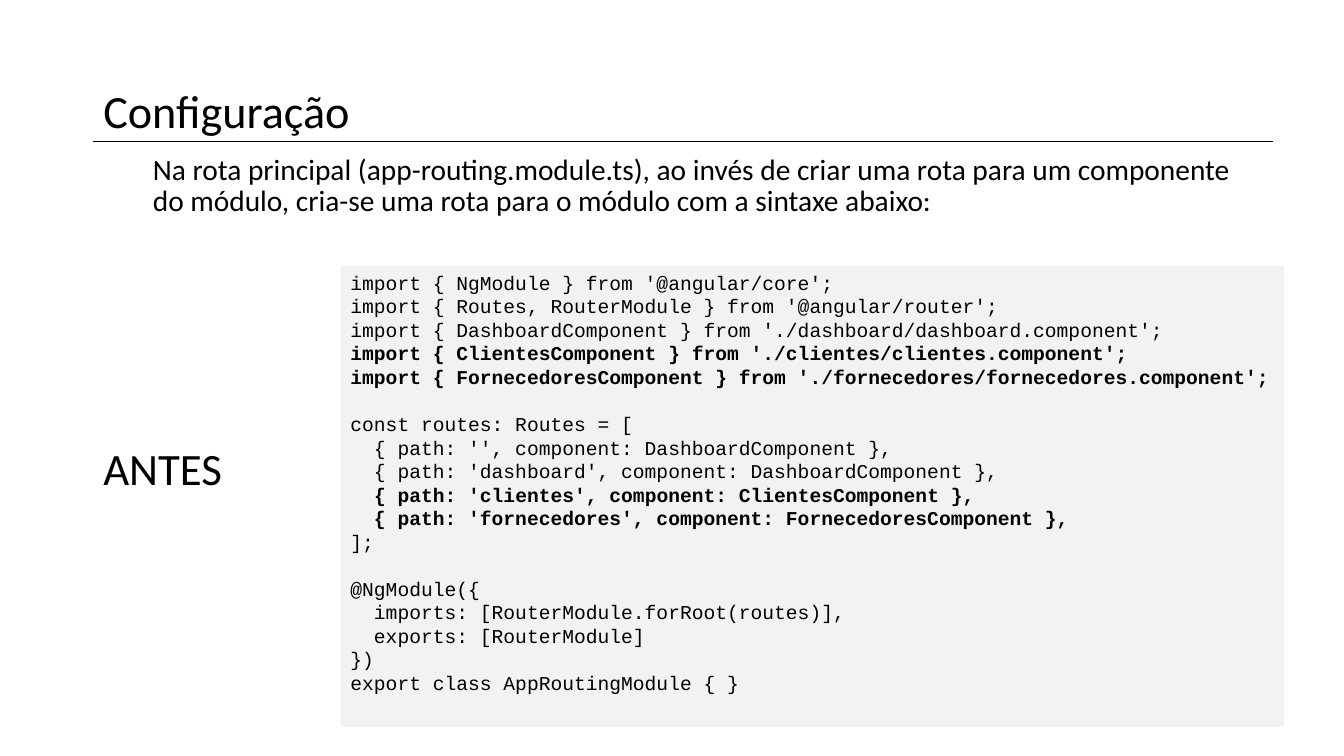
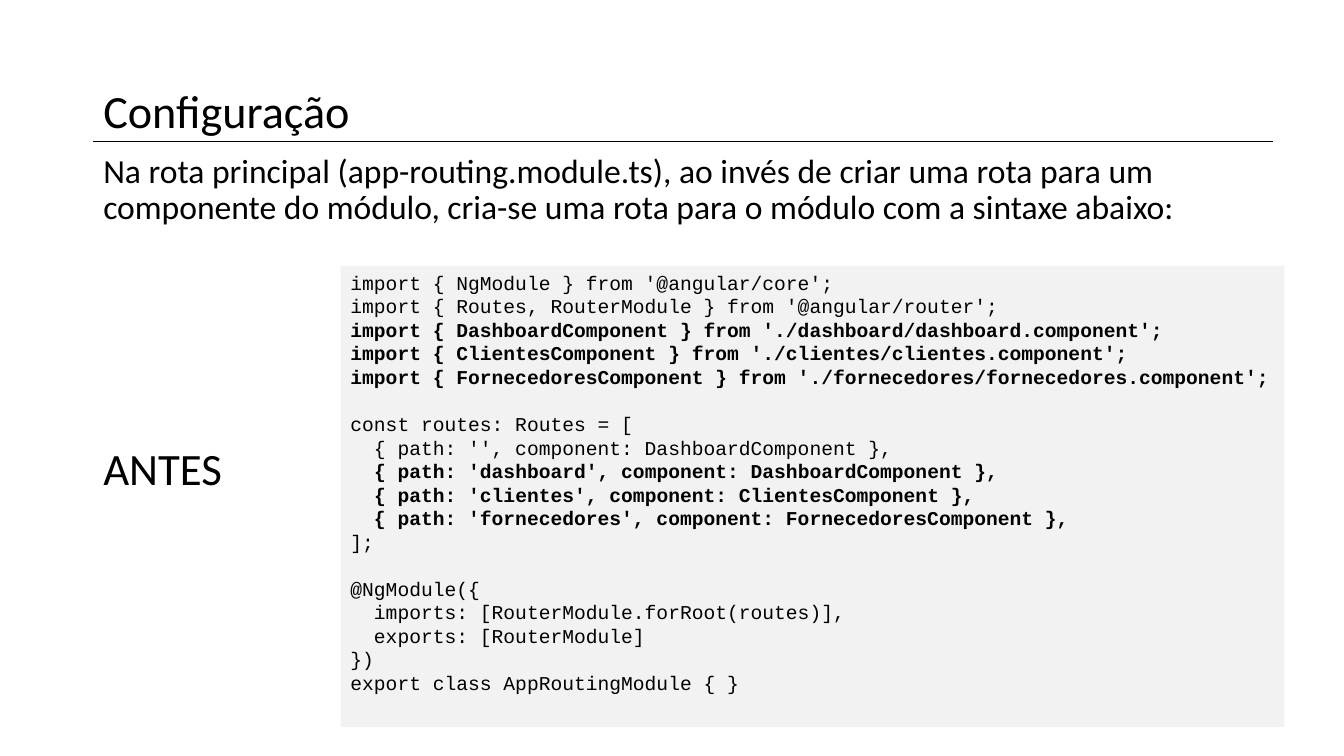
Before and after one commit to eduardoflorence/angular-lazy-loading, a slide deck: slide 6 of eduardo-florence-meetup-angular-rio-lazy-loading.pptx. Drawn at 1344x756 pixels with LibreOffice and Linux fonts; fonts in the diff are those of the drawing. Boxes give left, top, right and bottom in pixels: in the first picture for what was removed or moved away, otherwise in the second. Text is boxed around its words. In the diff, an @@ line names an element or a change of style, - is before the commit and + after.

```diff
--- a/eduardo-florence-meetup-angular-rio-lazy-loading.pptx
+++ b/eduardo-florence-meetup-angular-rio-lazy-loading.pptx
@@ text "Na rota principal (app-routing.module.ts), ao ...": place and size @@
-text "Na rota principal (app-routing.module.ts), ao ..." at [153,158,1229,216]
+text "Na rota principal (app-routing.module.ts), ao ..." at [103,158,1173,225]
@@ text "Na rota principal (app-routing.module.ts), ao ..." at [103,158,1173,225]: size 21 to 24 pt @@
@@ text in rectangle at [350,323,1162,482]: bold on in "import { DashboardComponent } from './dashboard/dashboard.co ...", "{ path: 'dashboard', component: DashboardComponent }," @@
```
Also in this commit, not shown: 6 other slides changed, 15 slides added.
